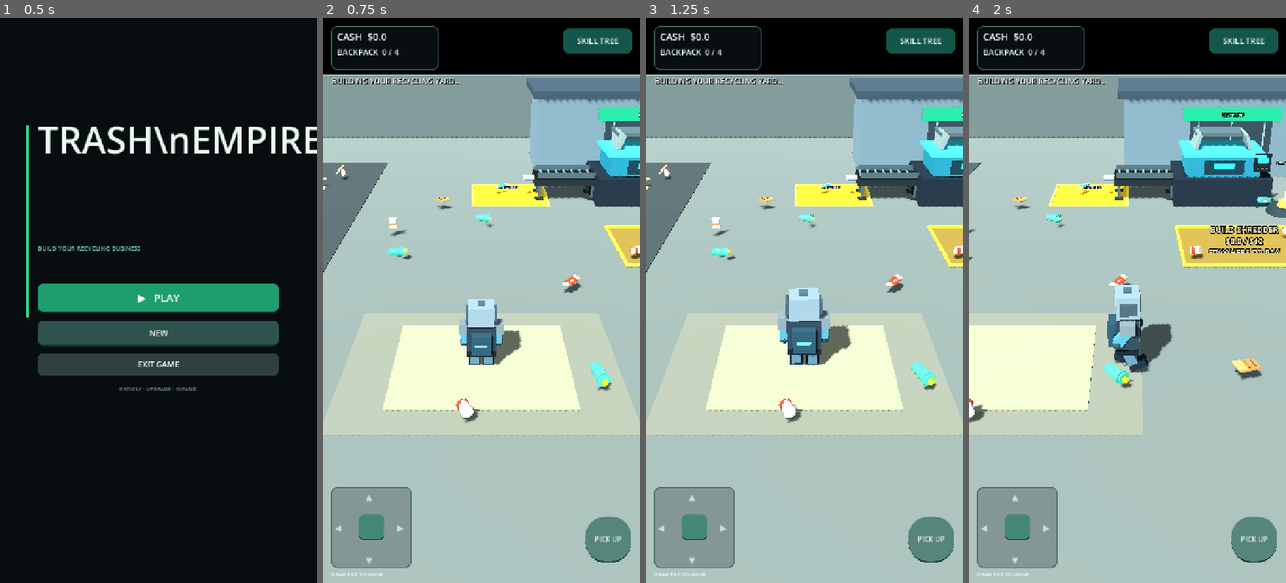
Above: before the commit, frames 1-4 (left to right).
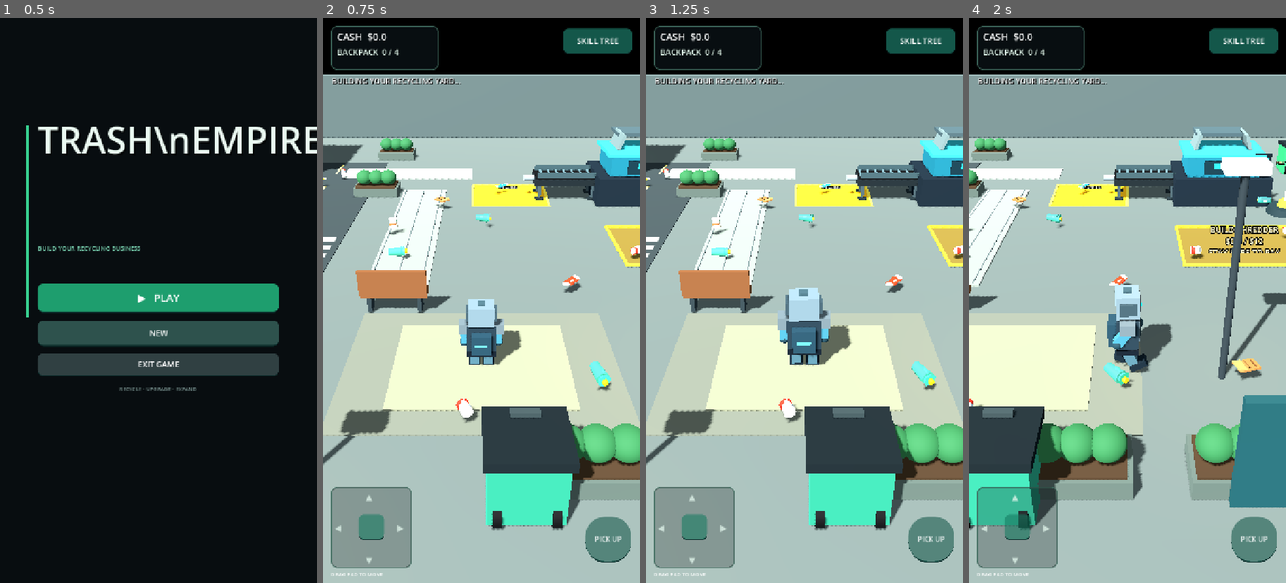
Above: after the commit, the same moments.

Repository: zekainstabot/trash-empire
Game: Godot game, scene res://Scenes/Main.tscn
Same seed, same stepped clock (60 frames per second), same inputs: the game is played once before the commit and once after it.
Inputs (mouse positions are in pixels of both pictures, inside the frame that each line leads up to):
- Up to frame 1 (0.5 s): no input
- Up to frame 2 (0.75 s): click "▶ PLAY" at 0.5 s
- Up to frame 3 (1.25 s): no input
- Up to frame 4 (2 s): move the mouse to (1197, 272) at 1.27 s; hold D (move_right) from 1.28 s (still down); click (1197, 272) at 1.42 s

Frame 1 is identical in both runs. In frame 2, 20% of the frame differs, in the area x 0-100%, y 10-91%; in frame 3, 20%; in frame 4, 25%.

Commit message:
Replace recycling shed with detailed apartment and enrich first district

Diff:
--- a/Scripts/main.gd
+++ b/Scripts/main.gd
@@ -200,14 +200,8 @@
 	_add_invisible_barrier("DistrictTwoFrontSafety", Vector3(32, 1.0, 20.0), Vector3(32, 2.0, 0.5))
 	_add_invisible_barrier("DistrictThreeFrontSafety", Vector3(64, 1.0, 20.0), Vector3(32, 2.0, 0.5))
 
-	# Recycling shed with a loading bay.
-	_box("ShedBody", Vector3(8.5, 2.0, -12.2), Vector3(11.0, 4.0, 5.0), Color(0.31, 0.38, 0.40), true)
-	_box("ShedRoof", Vector3(8.5, 4.15, -12.2), Vector3(11.7, 0.35, 5.7), Color(0.16, 0.21, 0.24), true)
-	_box("ShedDoor", Vector3(8.5, 1.55, -9.63), Vector3(4.2, 2.8, 0.12), Color(0.13, 0.18, 0.20), false)
-	for x in [6.8, 8.5, 10.2]:
-		_box("DoorRib", Vector3(x, 1.55, -9.53), Vector3(0.07, 2.65, 0.08), Color(0.39, 0.45, 0.45), false)
-	_box("ShedSign", Vector3(8.5, 3.25, -9.5), Vector3(5.0, 0.65, 0.16), Color(0.08, 0.48, 0.34), false)
-	_label_3d("RECYCLING", Vector3(8.5, 3.25, -9.38), 0.42)
+	# Residential building: moved to the quiet west edge, away from the factory line.
+	_build_apartment_block()
 
 	# Clearly marked unloading pad directly in front of the conveyor intake.
 	_box("UnloadPad", Vector3(1.35, 0.018, -6.5), Vector3(3.5, 0.035, 3.2), Color(0.95, 0.66, 0.12), false)
@@ -256,8 +250,6 @@
 	_make_bin(Vector3(12.4, 0, -4.5), Color(0.12, 0.42, 0.78), "PLASTIC")
 	_make_bin(Vector3(12.4, 0, -7.7), Color(0.78, 0.56, 0.12), "METAL")
 	_make_bin(Vector3(12.4, 0, -10.9), Color(0.18, 0.58, 0.34), "PAPER")
-	_make_pallet(Vector3(-11.0, 0, -9.0))
-	_make_pallet(Vector3(-11.0, 0, -5.8))
 	_make_barrel(Vector3(-12.2, 0, 3.5), Color(0.76, 0.31, 0.16))
 	_make_barrel(Vector3(-10.8, 0, 4.1), Color(0.18, 0.43, 0.67))
 	_make_tire_stack(Vector3(12.0, 0, 4.5))
@@ -267,12 +259,85 @@
 	_make_tree(Vector3(-13.0, 0, 1.0))
 	_box("SpawnPad", Vector3(0, 0.05, 7), Vector3(4.5, 0.08, 3.5), Color(0.48, 0.48, 0.39), false)
 	_label_3d("TRASH EMPIRE", Vector3(0, 3.2, 18.5), 0.65)
+	_build_first_district_details()
 
 	_create_expansion_zone()
 	_refresh_expansion_world_button()
 	refill_world_button = _create_gear_refill_button(Vector3(10.2, 0.0, -4.25), Callable(self, "_refill_first_district"))
 	_build_factory_expansion()
 	_refresh_factory_upgrade_button()
+
+func _build_apartment_block() -> void:
+	# Compact three-storey apartment block with a clear residential silhouette.
+	var center := Vector3(-12.8, 0.0, -10.4)
+	_box("ApartmentFoundation", center + Vector3(0, 0.18, 0), Vector3(4.9, 0.36, 5.4), Color(0.23, 0.27, 0.28), true)
+	_box("ApartmentMainFacade", center + Vector3(0, 2.45, 0), Vector3(4.55, 4.55, 5.05), Color(0.72, 0.66, 0.53), true)
+	_box("ApartmentLeftWing", center + Vector3(-1.65, 2.35, 0.02), Vector3(1.1, 4.35, 5.12), Color(0.61, 0.57, 0.49), false)
+	_box("ApartmentRoofSlab", center + Vector3(0, 4.82, 0), Vector3(4.95, 0.24, 5.48), Color(0.16, 0.21, 0.23), true)
+	_box("ApartmentRoofParapetFront", center + Vector3(0, 5.12, 2.58), Vector3(4.9, 0.42, 0.16), Color(0.27, 0.32, 0.33), false)
+	_box("ApartmentRoofParapetBack", center + Vector3(0, 5.12, -2.58), Vector3(4.9, 0.42, 0.16), Color(0.27, 0.32, 0.33), false)
+	_box("ApartmentRoofParapetLeft", center + Vector3(-2.42, 5.12, 0), Vector3(0.16, 0.42, 5.1), Color(0.27, 0.32, 0.33), false)
+	_box("ApartmentRoofParapetRight", center + Vector3(2.42, 5.12, 0), Vector3(0.16, 0.42, 5.1), Color(0.27, 0.32, 0.33), false)
+	# Three floors of windows, trim and balconies facing the main yard.
+	for floor in range(3):
+		var y := 0.95 + float(floor) * 1.42
+		_box("ApartmentFloorBand", center + Vector3(0, y + 0.58, 2.57), Vector3(4.58, 0.10, 0.08), Color(0.88, 0.81, 0.66), false)
+		for x in [-1.35, 0.0, 1.35]:
+			_box("ApartmentWindowFrame", center + Vector3(x, y, 2.57), Vector3(0.82, 0.88, 0.10), Color(0.19, 0.27, 0.30), false)
+			_box("ApartmentWindowGlass", center + Vector3(x, y, 2.635), Vector3(0.65, 0.70, 0.035), Color(0.30, 0.57, 0.66), false)
+			_box("ApartmentWindowMullion", center + Vector3(x, y, 2.61), Vector3(0.055, 0.72, 0.025), Color(0.76, 0.79, 0.73), false)
+			_box("ApartmentBalconyFloor", center + Vector3(x, y - 0.48, 2.92), Vector3(1.08, 0.12, 0.72), Color(0.43, 0.46, 0.43), false)
+			_box("ApartmentBalconyRail", center + Vector3(x, y - 0.12, 3.25), Vector3(1.08, 0.48, 0.055), Color(0.14, 0.20, 0.22), false)
+			for rail_x in [-0.48, -0.16, 0.16, 0.48]:
+				_box("ApartmentBalconyBar", center + Vector3(x + rail_x, y - 0.12, 3.25), Vector3(0.035, 0.48, 0.06), Color(0.62, 0.67, 0.64), false)
+	# Main entrance and small canopy.
+	_box("ApartmentEntranceFrame", center + Vector3(0, 0.92, 2.59), Vector3(1.12, 1.85, 0.16), Color(0.19, 0.24, 0.25), false)
+	_box("ApartmentEntranceDoor", center + Vector3(0, 0.83, 2.70), Vector3(0.82, 1.62, 0.08), Color(0.38, 0.24, 0.15), false)
+	_box("ApartmentDoorGlass", center + Vector3(0, 1.16, 2.755), Vector3(0.48, 0.55, 0.035), Color(0.30, 0.58, 0.65), false)
+	_box("ApartmentCanopy", center + Vector3(0, 1.92, 2.92), Vector3(1.55, 0.14, 0.75), Color(0.13, 0.38, 0.36), false)
+	_box("ApartmentNamePlate", center + Vector3(0, 2.18, 2.62), Vector3(1.65, 0.28, 0.08), Color(0.10, 0.22, 0.23), false)
+	_label_3d("RESIDENCE 01", center + Vector3(0, 2.18, 2.70), 0.18)
+	# Rooftop utility room, water tank and air-conditioning units.
+	_box("ApartmentRoofUtility", center + Vector3(1.35, 5.55, -1.45), Vector3(1.35, 0.75, 1.25), Color(0.42, 0.46, 0.44), false)
+	_cylinder("ApartmentWaterTank", center + Vector3(-1.25, 5.62, -1.55), 0.48, 0.95, Color(0.42, 0.53, 0.55), false)
+	for x in [-1.55, 1.55]:
+		_box("ApartmentAC", center + Vector3(x, 2.0, -2.62), Vector3(0.72, 0.55, 0.32), Color(0.72, 0.76, 0.73), false)
+		_box("ApartmentACGrill", center + Vector3(x, 2.0, -2.43), Vector3(0.42, 0.30, 0.035), Color(0.18, 0.24, 0.25), false)
+
+func _build_first_district_details() -> void:
+	# Cleaner pedestrian edge and a more lived-in entrance plaza.
+	_box("ResidentialSidewalk", Vector3(-4.0, 0.025, -10.2), Vector3(7.0, 0.05, 2.0), Color(0.53, 0.55, 0.51), false)
+	_box("MainWalkway", Vector3(-2.8, 0.035, -2.2), Vector3(2.1, 0.07, 10.0), Color(0.47, 0.49, 0.45), false)
+	for x in [-3.72, -2.85, -1.98]:
+		_box("WalkwayPaverJoint", Vector3(x, 0.075, -2.2), Vector3(0.035, 0.012, 9.8), Color(0.29, 0.33, 0.32), false)
+	# Raised planters, shrubs and low decorative edging.
+	for pos in [Vector3(-5.1, 0, -13.6), Vector3(-5.1, 0, -6.8), Vector3(2.2, 0, 10.5), Vector3(5.4, 0, 10.5)]:
+		_box("PlanterBase", pos + Vector3(0, 0.22, 0), Vector3(2.1, 0.44, 1.25), Color(0.30, 0.34, 0.31), true)
+		_box("PlanterSoil", pos + Vector3(0, 0.46, 0), Vector3(1.92, 0.08, 1.08), Color(0.24, 0.18, 0.12), false)
+		for shrub_x in [-0.58, 0.0, 0.58]:
+			var shrub := MeshInstance3D.new()
+			var shrub_mesh := SphereMesh.new()
+			shrub_mesh.radius = 0.38
+			shrub_mesh.height = 0.68
+			shrub.mesh = shrub_mesh
+			shrub.position = pos + Vector3(shrub_x, 0.82, 0)
+			shrub.material_override = _mat(Color(0.18, 0.38, 0.23))
+			add_child(shrub)
+	# Seating and waste sorting beside the entrance plaza.
+	_box("BenchSeat", Vector3(-2.6, 0.62, 4.2), Vector3(2.0, 0.16, 0.55), Color(0.42, 0.27, 0.16), false)
+	_box("BenchBack", Vector3(-2.6, 1.05, 4.45), Vector3(2.0, 0.72, 0.13), Color(0.42, 0.27, 0.16), false)
+	for x in [-3.35, -1.85]:
+		_box("BenchLeg", Vector3(x, 0.32, 4.2), Vector3(0.12, 0.58, 0.48), Color(0.16, 0.20, 0.21), false)
+	_make_bin(Vector3(0.8, 0, 11.0), Color(0.16, 0.48, 0.38), "WASTE")
+	# Marked pedestrian crossing and a small information board.
+	for i in range(5):
+		_box("PedestrianCrossingStripe", Vector3(-8.0, 0.055, -1.0 + float(i) * 0.72), Vector3(4.5, 0.035, 0.32), Color(0.82, 0.84, 0.78), false)
+	_box("DistrictInfoBoard", Vector3(5.8, 1.25, 11.2), Vector3(1.5, 2.5, 0.18), Color(0.10, 0.26, 0.27), true)
+	_box("DistrictInfoHeader", Vector3(5.8, 2.05, 11.09), Vector3(1.32, 0.38, 0.05), Color(0.84, 0.61, 0.20), false)
+	_label_3d("CITY\nCENTER", Vector3(5.8, 1.25, 11.05), 0.20)
+	# Extra warm lighting around the starting area.
+	_make_lamp(Vector3(5.5, 0, 7.5))
+	_make_lamp(Vector3(-5.0, 0, 13.0))
 
 func _upgrade_factory() -> void:
 	if factory_stage >= 5:
